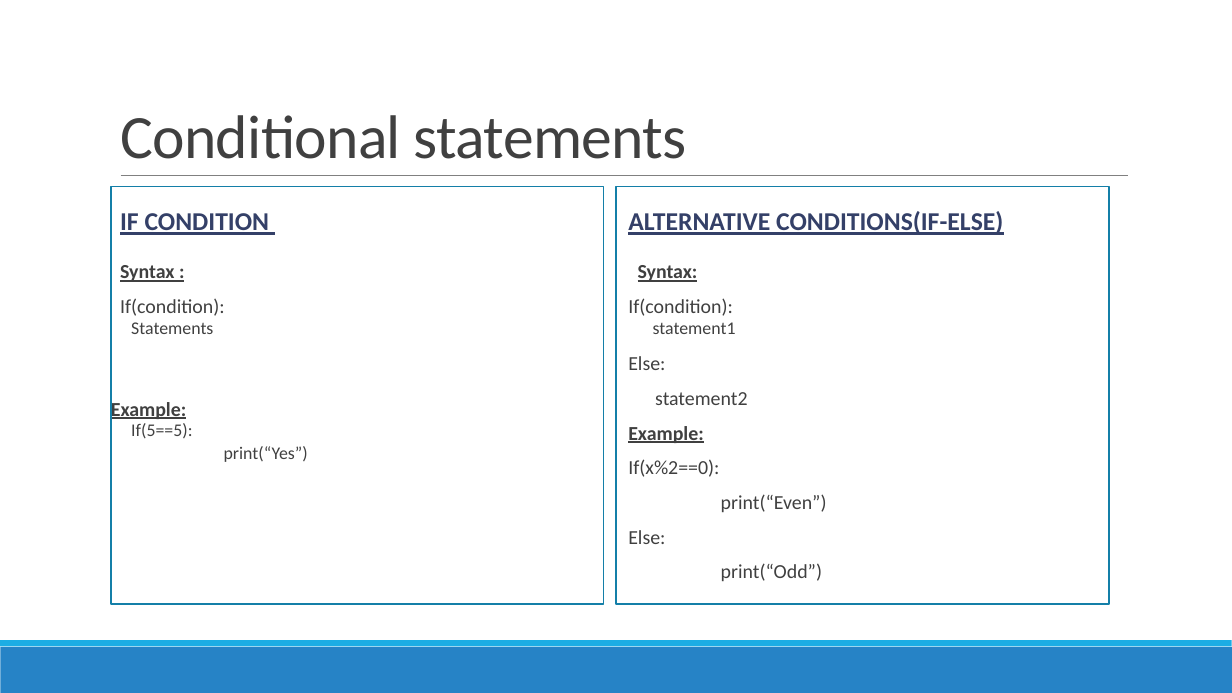
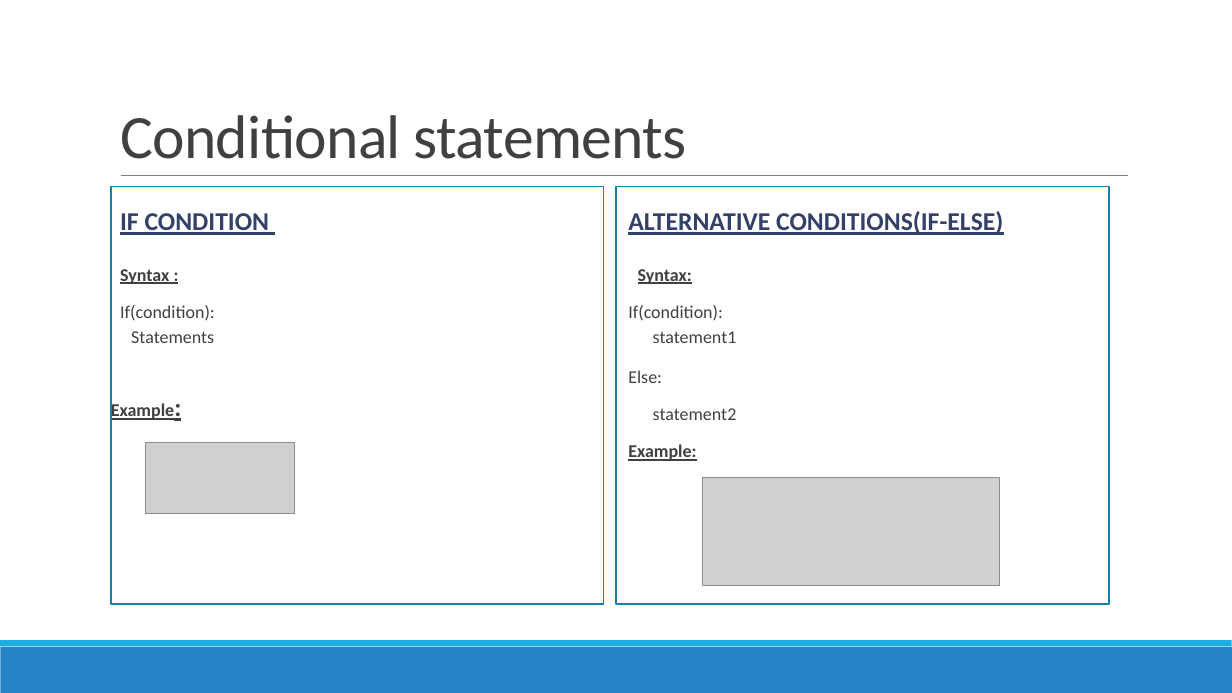
Before and after one commit to TrailBlazed/Python-Learning-Path, a slide deck: slide 2 of 2.Conditional_Statements/2.Conditional_Statements.pptx. Drawn at 1232x693 pixels with LibreOffice and Linux fonts; fonts in the diff are those of the drawing; grey boxes stand for pictures. Boxes give left, top, right and bottom in pixels: in the first picture for what was removed or moved away, otherwise in the second. Text is boxed around its words. In the diff, an @@ line names an element or a change of style, - is before the commit and + after.

Commit message:
Control Statements added

```diff
--- a/2.Conditional_Statements/2.Conditional_Statements.pptx
+++ b/2.Conditional_Statements/2.Conditional_Statements.pptx
@@ text "Syntax :" at (x1=111, y1=269, x2=215, y2=422): size 15.5 to 14 pt in "Syntax :", "If(condition):", "Example:"; size 13.9 to 14 pt in "Statements"; size 15.5 to 20 pt in "Example:"; line spacing 0.7 to 0.9 @@
@@ text "Syntax:" at (x1=628, y1=269, x2=737, y2=461): size 15.5 to 14 pt in "Syntax:", "If(condition):", "Else:", "statement2" and 1 more places; size 13.9 to 14 pt in "statement1"; line spacing 0.7 to 0.9 @@
@@ text at (x1=131, y1=423, x2=308, y2=462): paragraphs removed @@
-  If(5==5):
-  print(“Yes”)
@@ picture added at (x1=145, y1=443, x2=294, y2=514) @@
@@ text at (x1=628, y1=459, x2=827, y2=581): paragraphs removed @@
-If(x%2==0):
-print(“Even”)
-Else:
-print(“Odd”)
@@ picture added at (x1=702, y1=478, x2=1000, y2=586) @@
```
Also in this commit, not shown: 6 other slides changed, 13 other files.
